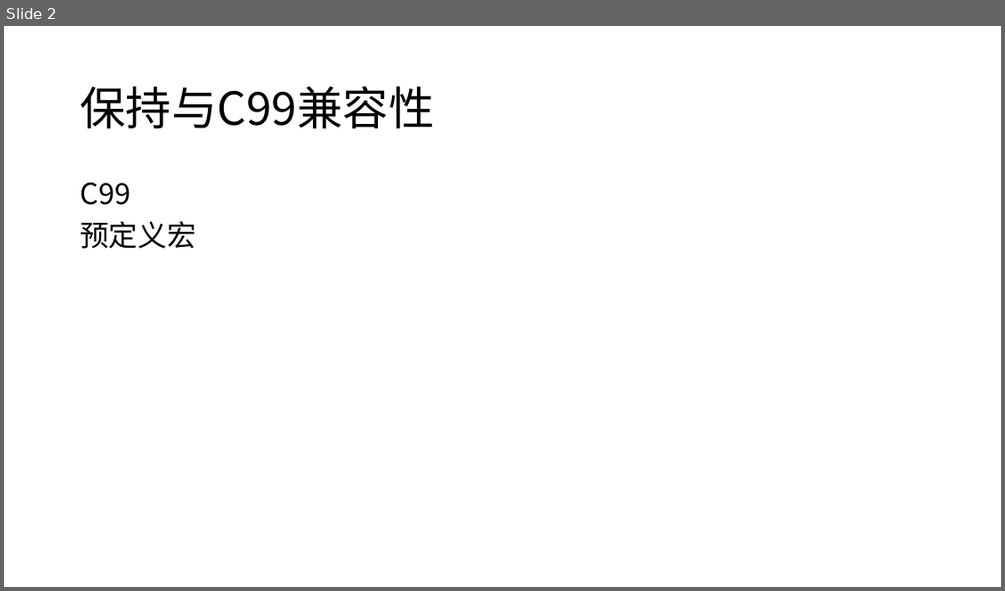
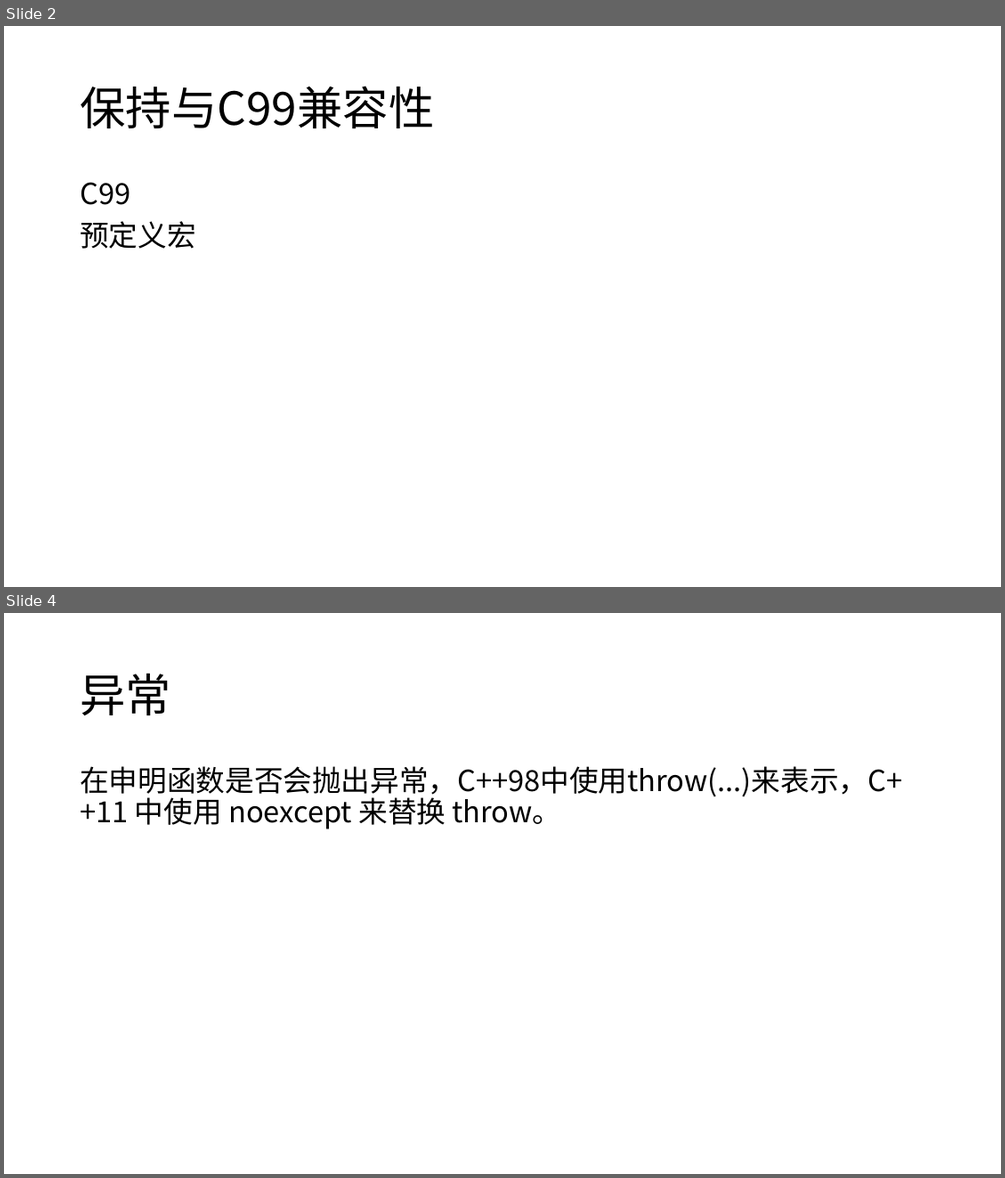
Before and after one commit to Mr-WangJin/cpp11, a slide deck: c++11.pptx. Shown one above the other, each under a label of ours: slide 2 before the commit, slides 2 and 4 after it; the slides between them are not shown. The pictures are 1005x591 and 1005x1178 pixels, drawn with LibreOffice and Linux fonts; fonts in the diff are those of the drawing. Boxes give left, top, right and bottom in pixels: in the first picture for what was removed or moved away, otherwise in the second. Text is boxed around its words. In the diff, an @@ line names an element or a change of style, - is before the commit and + after.

```diff
--- a/c++11.pptx
+++ b/c++11.pptx
@@ slide 4 added at (4,613,1001,1174), background #FFFFFF @@
@@ title added at (80,673,171,715), 44 pt, text #000000 @@
+异常
@@ text added at (80,766,902,829), 28 pt, text #000000 @@
+在申明函数是否会抛出异常，C++98中使用throw(...)来表示，C++11 中使用 noexcept 来替换 throw。
```
Also in this commit, not shown: 3 other slides added, 1 slide removed, 6 other files.
